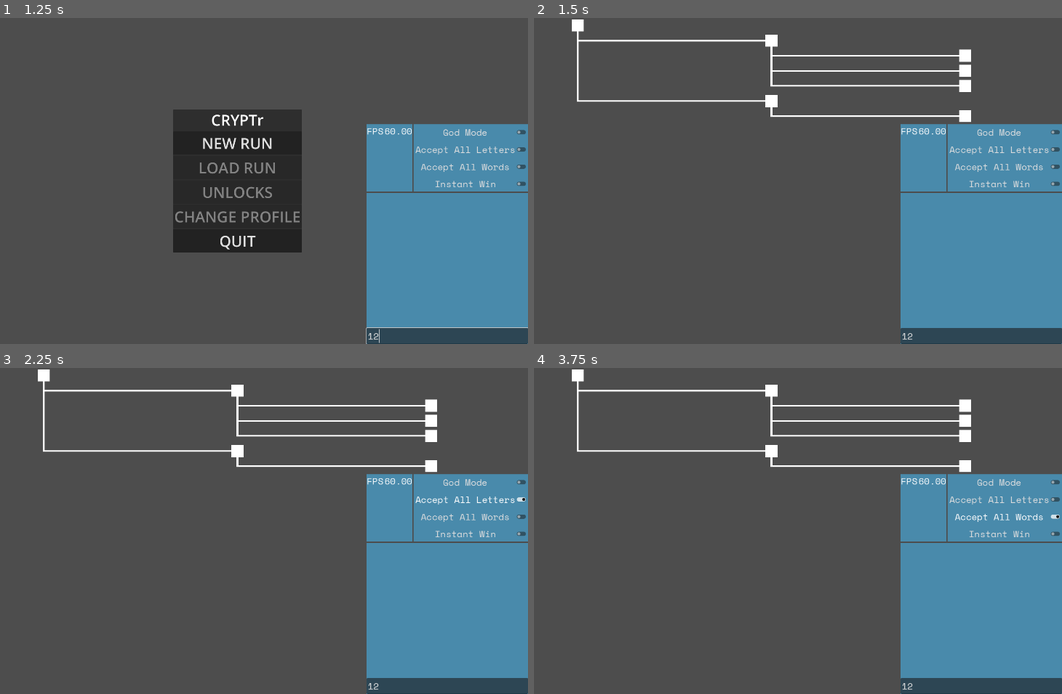
Above: before the commit, frames 1-4 (two rows, left to right).
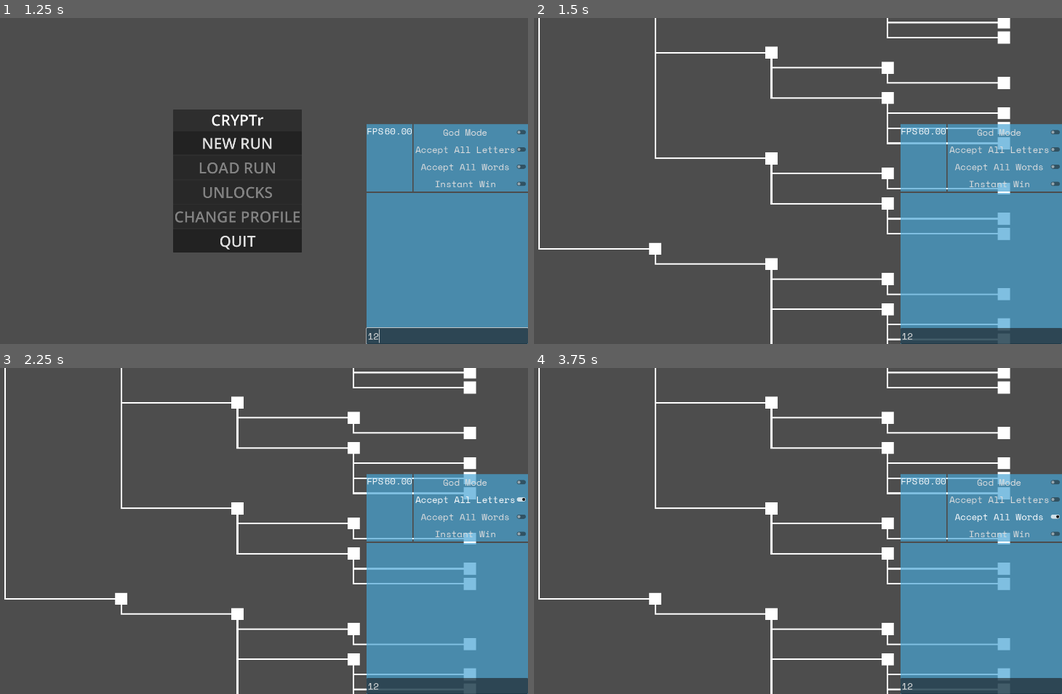
Above: after the commit, the same moments.

Repository: LucasMc17/CRYPTr
Game: Godot game, scene res://root.tscn
The game is run twice, just before and just after one commit, with the same random seed, the same clock (stepped at 60 frames per second) and the same inputs.
Inputs (mouse positions are in pixels of both pictures, inside the frame that each line leads up to):
- Up to frame 1 (1.25 s): click (448, 337) at 0.52 s; type "12" at 0.6 s
- Up to frame 2 (1.5 s): click "NEW RUN" at 1.25 s
- Up to frame 3 (2.25 s): click "Accept All Letters" at 2 s
- Up to frame 4 (3.75 s): click "Accept All Letters" at 2.75 s; click "Accept All Words" at 3.5 s

Frame 1 is identical in both runs. In frame 2, 6.6% of the frame differs, in the area x 0-91%, y 0-100%; in frame 3, 6.6%; in frame 4, 6.6%.

Commit message:
map resumes without restarting when encounter beaten

Diff:
--- a/slices/run/states/map/map.gd
+++ b/slices/run/states/map/map.gd
@@ -12,4 +12,6 @@
 
 func _ready():
 	if SHOULD_CREATE_NEW_MAP:
-		MAP_INSTANCE.init_map(0, 2)
+		MAP_INSTANCE.init_map(0, 4)
+	else:
+		MAP_INSTANCE.resume_map()
--- a/slices/run/states/map/scenes/map_instance.gd
+++ b/slices/run/states/map/scenes/map_instance.gd
@@ -55,8 +55,11 @@
 	# Fourth, place the scenes from the tree in their correct spots throughout the grid
 	populate_scenes(MAP_TREE)
 
-# func _ready():
-# 	init_map(0, 2)
+func resume_map():
+	MAP_TREE = TreeNode.new(Player.ENCOUNTER_MAP, null)
+	build_grid_map()
+	populate_scenes(MAP_TREE)
+	MAP_TREE.update_colors()
 
 func convert_coords(coords : Vector2) -> int:
 	return coords.y * columns + coords.x
